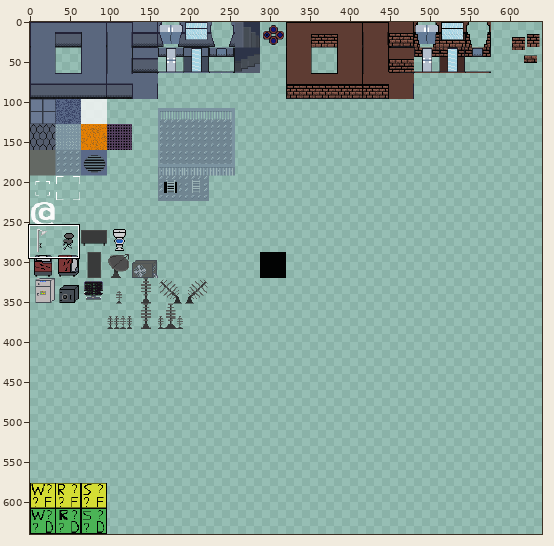
Two versions of one sprite sheet, NamelessRogue/Content/Sprites/tileset2.png. Above: a wide view before the commit, with the close-up outlined.
Close-up. Earlier state:
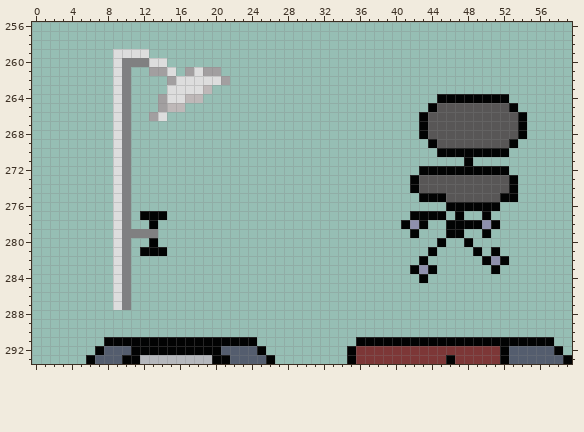
The file is 640x640 pixels. Pixels under 10% opacity are left out. Colours within 5 levels of each other are drawn and written as one. Shown: x 0..59, y 256..293. The commit also changed other parts of the picture, which this record leaves out.
After:
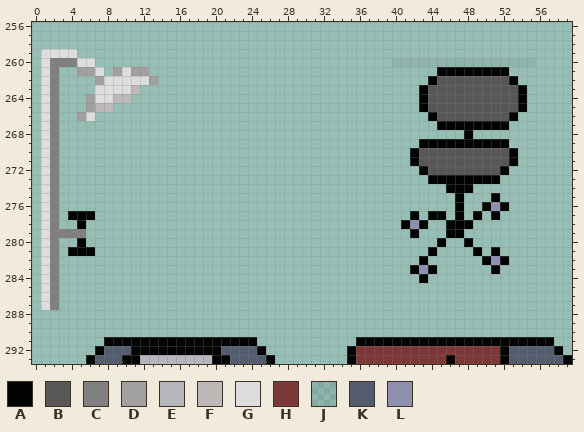
Palette (. is transparent): A #020303  B #585656  C #808081  D #a29fa0  E #b5b7bc  F #beb8b8  G #dddddd  H #7d3737  J #545d6e1a  K #545d6e  L #8f90ad
Edits made:
y 259: x 1..4 .... -> GGGG; x 9..12 GGGG -> ....
y 260: x 1..6 ...... -> GCCCGG; x 9..14 GCCCGG -> ......; x 40..55 ................ -> JJJJJJJJJJJJJJJJ
y 261: x 1..2 .. -> GC; x 5..7 ... -> DDG; x 9..15 GC..DDG -> DGDD...; x 17..20 DGDD -> ....; x 45..52 ........ -> AAAAAAAA
y 262: x 1..2 .. -> GC; x 7..8 .. -> DG; x 10..13 C... -> GGGD; x 15..21 DGGGGGD -> .......; x 44..53 .......... -> ABBBBBBBBA
y 263: x 1..2 .. -> GC; x 7..8 .. -> GG; x 10..11 C. -> GF; x 15..19 GGGGF -> .....; x 43..54 ............ -> ABBBBBBBBBBA
y 264: x 1..2 .. -> GC; x 6..10 ...GC -> DGGFF; x 14..18 DGGFF -> .....; x 43..54 ..AAAAAAAA.. -> ABBBBBBBBBBA
y 265: x 1..2 .. -> GC; x 6..10 ...GC -> DFF..; x 14..16 DFF -> ...; x 43..44 .A -> AB; x 53..54 A. -> BA
y 266: x 1..2 .. -> GC; x 5..6 .. -> DG; x 9..10 GC -> ..; x 13..14 DG -> ..; x 43..44 AB -> .A; x 53..54 BA -> A.
y 267: x 1..2 .. -> GC; x 9..10 GC -> ..; x 43..54 ABBBBBBBBBBA -> ..AAAAAAAA..
y 268: x 1..2 .. -> GC; x 9..10 GC -> ..; x 43..54 ABBBBBBBBBBA -> .....A......
y 269: x 1..2 .. -> GC; x 9..10 GC -> ..; x 43 . -> A; x 45..53 BBBBBBBBA -> AAAAAAAA.
y 270: x 1..2 .. -> GC; x 9..10 GC -> ..; x 42..53 ...AAAAAAAA. -> ABBBBBBBBBBA
y 271: x 1..2 .. -> GC; x 9..10 GC -> ..; x 42..53 ......A..... -> ABBBBBBBBBBA
y 272: x 1..2 .. -> GC; x 9..10 GC -> ..; x 44..51 AAAAAAAA -> BBBBBBBB
y 273: x 1..2 .. -> GC; x 9..10 GC -> ..; x 42..53 ABBBBBBBBBBA -> ..AAAAAAAA..
y 274: x 1..2 .. -> GC; x 9..10 GC -> ..; x 42..53 ABBBBBBBBBBA -> ....AAA.....
y 275: x 1..2 .. -> GC; x 9..10 GC -> ..; x 43..53 AAABBBBBBAA -> ....A...A..
y 276: x 1..2 .. -> GC; x 9..10 GC -> ..; x 46 A -> .; x 48..49 AA -> ..; x 51..52 A. -> LA
y 277: x 1..2 .. -> GC; x 4..6 ... -> AAA; x 9..10 GC -> ..; x 12..14 AAA -> ...; x 43 A -> .; x 49..51 .A. -> A.A
y 278: x 1..2 .. -> GC; x 5 . -> A; x 9..10 GC -> ..; x 13 A -> .; x 49..51 ALA -> ...
y 279: x 1..5 ..... -> GCCCC; x 9..13 GCCCC -> .....; x 50 A -> .
y 280: x 1..2 .. -> GC; x 5 . -> A; x 9..10 GC -> ..; x 13 A -> .
y 281: x 1..2 .. -> GC; x 4..6 ... -> AAA; x 9..10 GC -> ..; x 12..14 AAA -> ...
y 282..287: x 1..2 .. -> GC; x 9..10 GC -> ..
